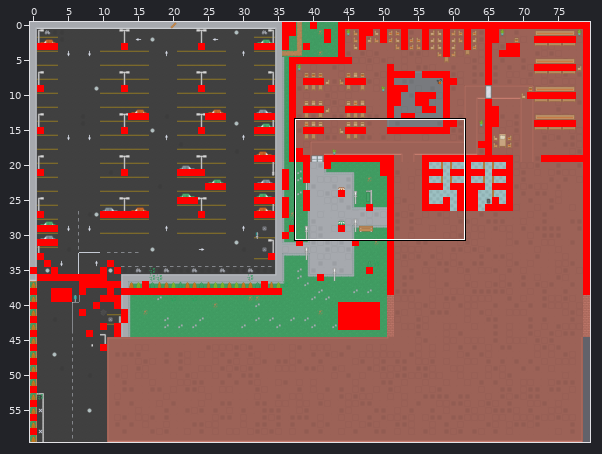
Level history. Tiled map: app/assets/MapLib.tmx. Above: a wide view before the commit, with the close-up outlined.
Close-up. First the earlier version:
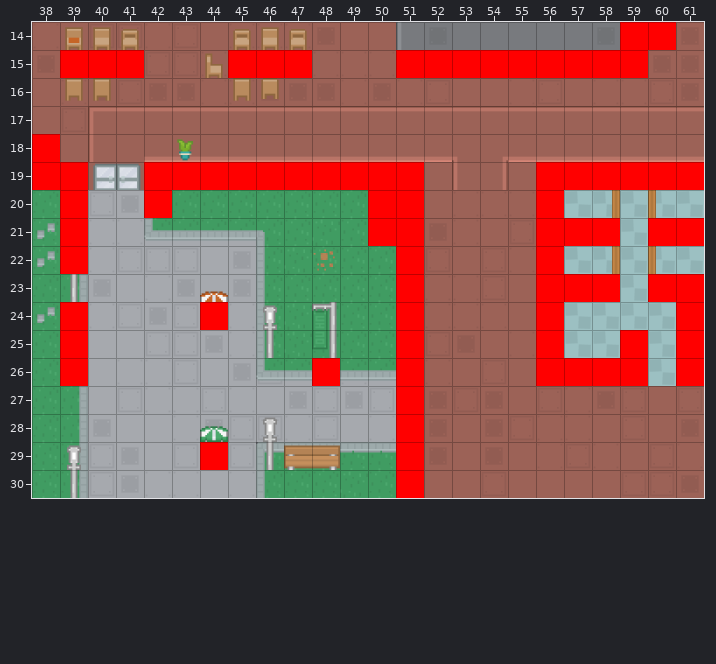
Cells are 64x64 px. Shown: x 38..61, y 14..30. The commit also changed other parts of the map, which this record leaves out.
After:
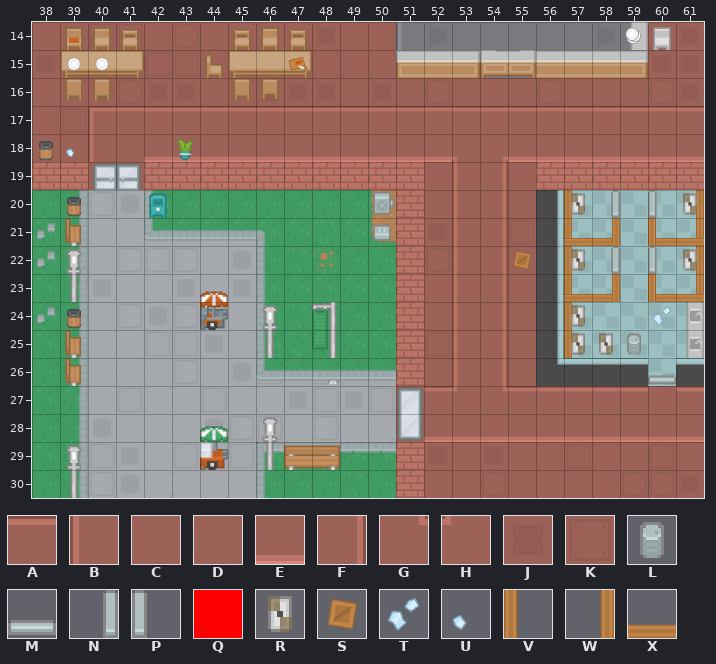
Key: from "City": A 2, B 3, C 6, D 7, E 39, F 40, G 41, H 42, J 43, K 44, L 144, M 702, N 738, P 739; from "Collision": Q 0; from "Indoor": R 308; from "Shooter": S 156, T 263, U 290, V 442, W 443, X 470.
_ is an empty cell, # one hidden under a higher layer.
From old to new:
Layer "Ground":
y 20: x 53..54 DD -> BF
y 21: x 53..54 DC -> BF
y 22: x 53..54 CK -> BF
y 23: x 53..54 DK -> BF
y 24: x 53..54 DD -> BF
y 25: x 53..54 JC -> BF
y 26: x 53..54 CK -> BF
y 27: x 52..59 JKJCKDJK -> AHGAAAAA; x 61 K -> A
y 28: x 52..61 JCJKDDCKCJ -> EEEEEEEEEE
Layer "Glass":
y 20: x 57 _ -> V; x 61 _ -> W
y 21: x 57 # -> V; x 61 # -> W
y 22: x 57 _ -> V; x 61 _ -> W
y 23: x 57 # -> V; x 61 # -> W
y 24..25: x 57 _ -> V
Layer "Environment":
y 18: x 39 _ -> U
y 20: x 57..58 _W -> RN; x 60..61 V_ -> PR
y 21: x 57 _ -> X; x 61 _ -> X
y 22: x 55 _ -> S; x 57..58 _W -> RN; x 60..61 V_ -> PR
y 23: x 57 _ -> X; x 61 _ -> X
y 24: x 57 _ -> R; x 60 _ -> T
y 25: x 57..59 __# -> RRL
Layer "Doors":
y 26: x 60 _ -> M
Layer "Collision" (now hidden):
y 14: x 59..60 QQ -> __
y 15: x 39..41 QQQ -> ___; x 45..47 QQQ -> ___; x 51..59 QQQQQQQQQ -> _________
y 18: x 38 Q -> _
y 19: x 38..39 QQ -> __; x 42..51 QQQQQQQQQQ -> __________; x 56..61 QQQQQQ -> ______
y 20: x 39 Q -> _; x 42 Q -> _; x 50..51 QQ -> __; x 56 Q -> _
y 21: x 39 Q -> _; x 50..51 QQ -> __; x 56..58 QQQ -> ___; x 60..61 QQ -> __
y 22: x 39 Q -> _; x 51 Q -> _; x 56 Q -> _
y 23: x 51 Q -> _; x 56..58 QQQ -> ___; x 60..61 QQ -> __
y 24: x 39 Q -> _; x 44 Q -> _; x 51 Q -> _; x 56 Q -> _; x 61 Q -> _
y 25: x 39 Q -> _; x 51 Q -> _; x 56 Q -> _; x 59 Q -> _; x 61 Q -> _
y 26: x 39 Q -> _; x 48 Q -> _; x 51 Q -> _; x 56..59 QQQQ -> ____; x 61 Q -> _
y 27..28: x 51 Q -> _
y 29: x 44 Q -> _; x 51 Q -> _
y 30: x 51 Q -> _
